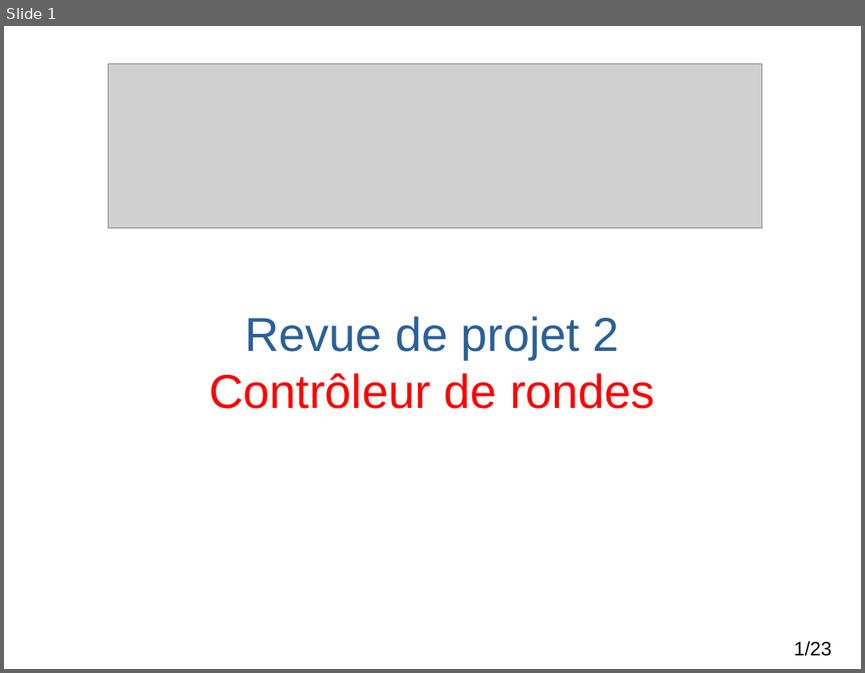
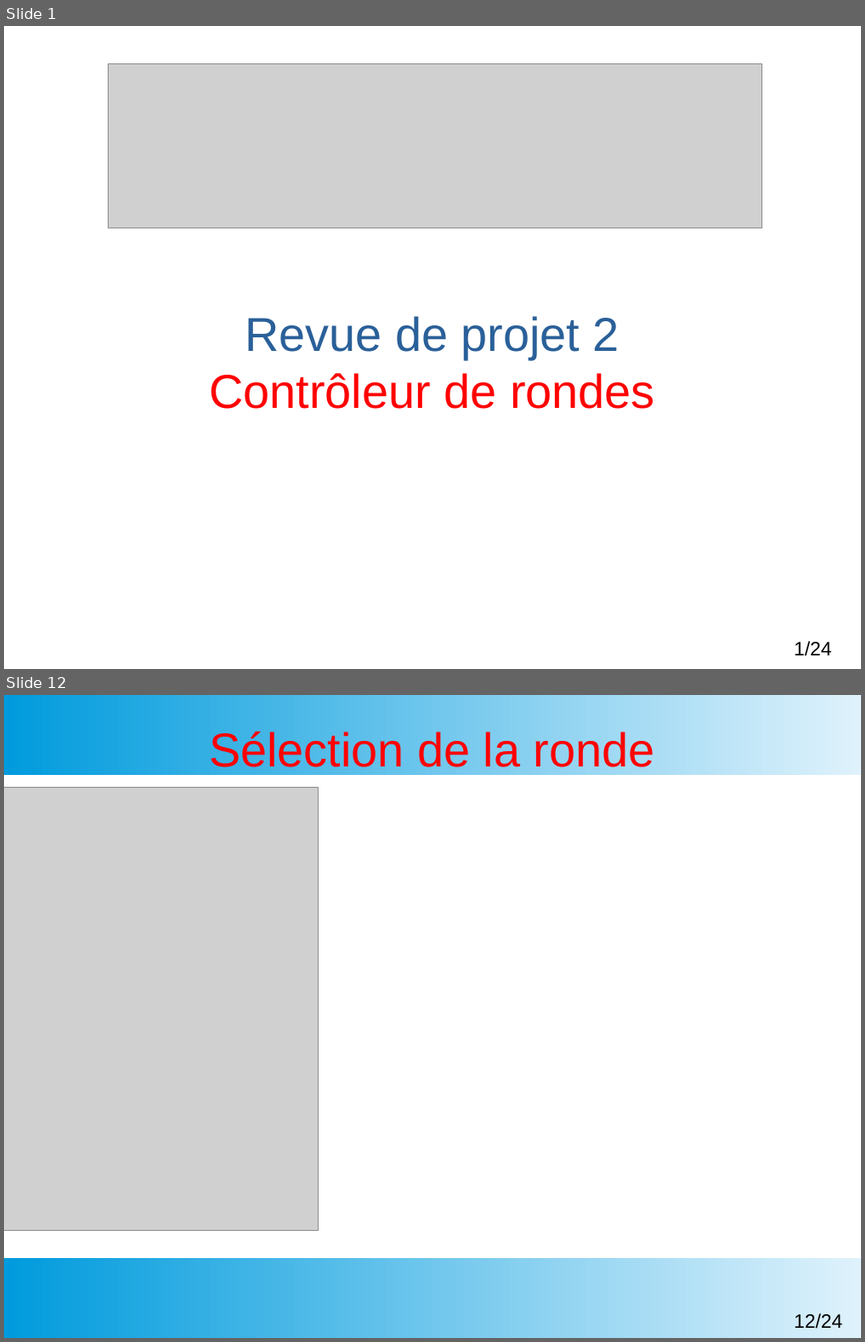
Before and after one commit to msoulard/ControleurDeRondes, a slide deck: Diapos/DiapoRevue2.odp. Shown one above the other, each under a label of ours: slide 1 before the commit, slides 1 and 12 after it; the slides between them are not shown. The pictures are 865x673 and 865x1342 pixels, drawn with LibreOffice and Linux fonts; fonts in the diff are those of the drawing; grey boxes stand for pictures; background and template pictures are left out. Boxes give left, top, right and bottom in pixels: in the first picture for what was removed or moved away, otherwise in the second. Text is boxed around its words. In the diff, an @@ line names an element or a change of style, - is before the commit and + after.

```diff
--- a/Diapos/DiapoRevue2.odp
+++ b/Diapos/DiapoRevue2.odp
@@ slide 12 added at (4, 695, 861, 1338), background #FFFFFF @@
@@ rectangle added at (4, 695, 861, 775), fill gradient #DFF2FC to #009BDD @@
@@ title added at (209, 732, 655, 767), 44 pt, text #FF0000 @@
+Sélection de la ronde
@@ picture added at (4, 787, 318, 1231) @@
@@ rectangle added at (4, 1258, 861, 1338), fill gradient #DFF2FC to #009BDD @@
@@ page number added at (794, 1313, 842, 1328), 18 pt, text #000000 @@
+12/24
@@ page number at (794, 641, 831, 656): text changed @@
-1/23
+1/24
```
Also in this commit, not shown: 5 slides changed, 14 other slides added, 14 slides removed, 23 other files.
